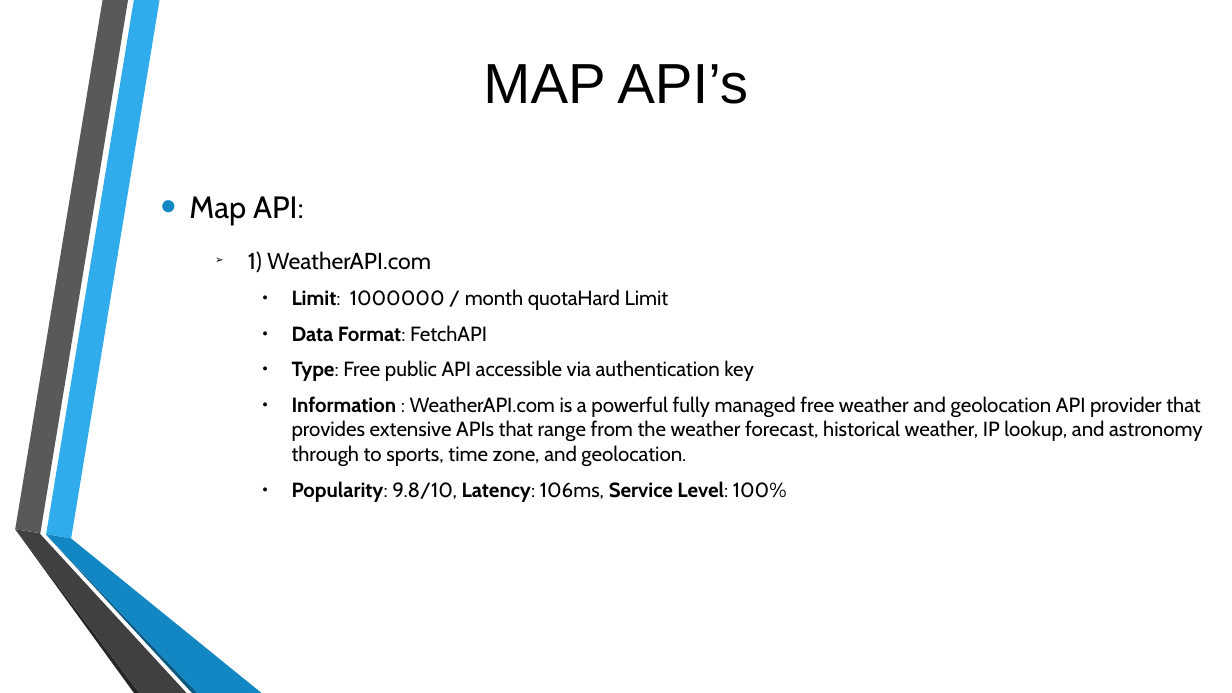
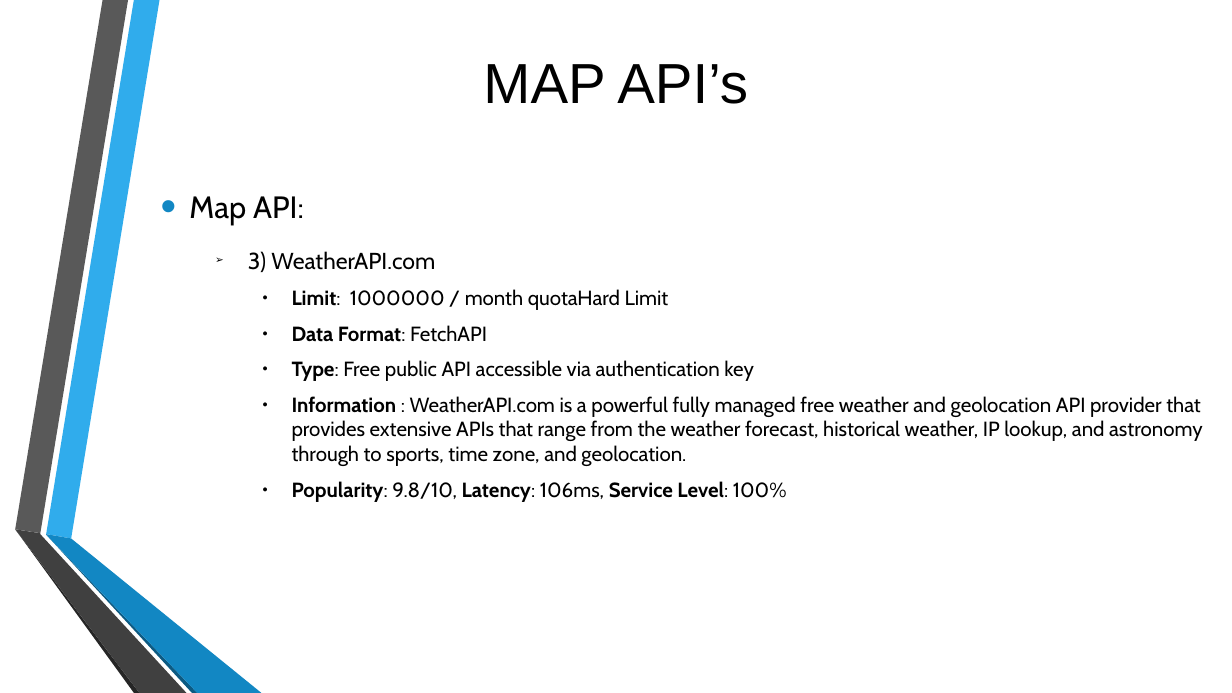
Before and after one commit to HarshaRamayanam/webdev-project, a slide deck: slide 14 of Project proposal.pptx (slide 13 before the commit). Drawn at 1232x693 pixels with LibreOffice and Linux fonts; fonts in the diff are those of the drawing; background and template pictures are left out. Boxes give left, top, right and bottom in pixels: in the first picture for what was removed or moved away, otherwise in the second. Text is boxed around its words. In the diff, an @@ line names an element or a change of style, - is before the commit and + after.

```diff
--- a/Project proposal.pptx
+++ b/Project proposal.pptx
@@ subtitle at (248,251,435,272): text changed @@
-  ➢ 1) WeatherAPI.com
+  ➢ 3) WeatherAPI.com
```
Also in this commit, not shown: 2 other slides changed, 1 slide added.
